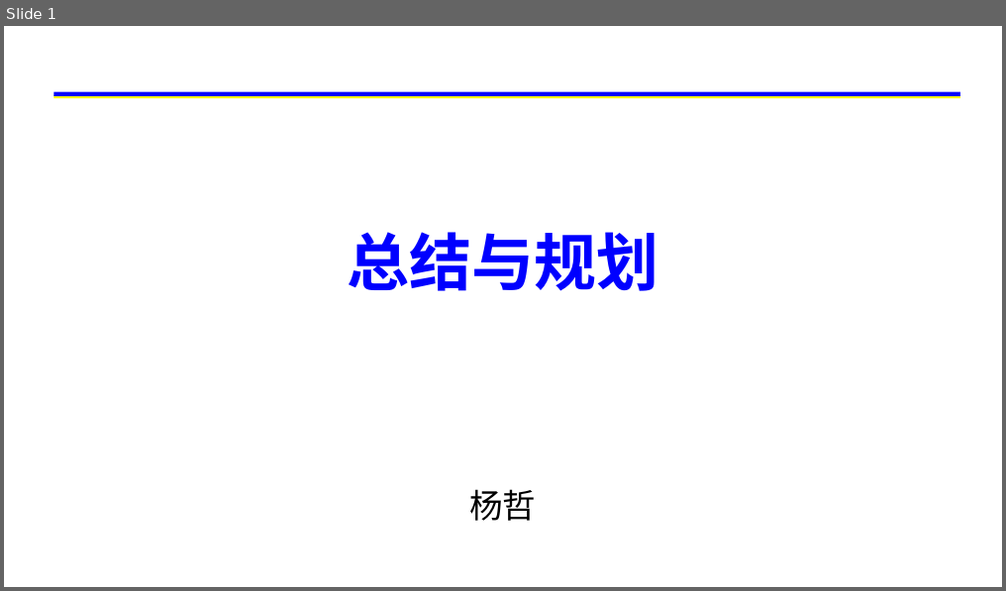
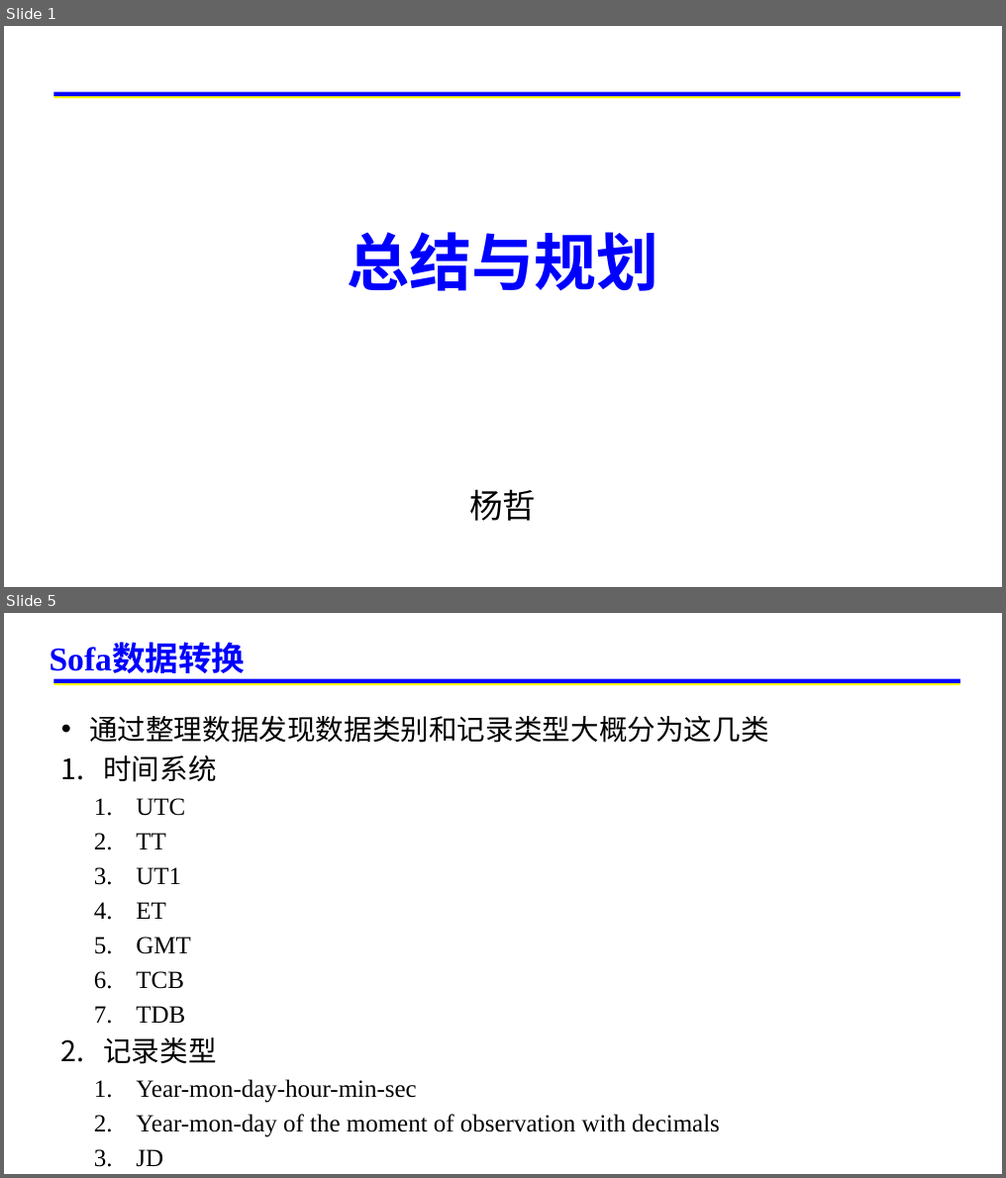
Before and after one commit to yangzhe0/PostGraduate, a slide deck: 寒假规划.pptx. Shown one above the other, each under a label of ours: slide 1 before the commit, slides 1 and 5 after it; the slides between them are not shown. The pictures are 1006x591 and 1006x1178 pixels, drawn with LibreOffice and Linux fonts; fonts in the diff are those of the drawing; background and template pictures are left out. Boxes give left, top, right and bottom in pixels: in the first picture for what was removed or moved away, otherwise in the second. Text is boxed around its words. In the diff, an @@ line names an element or a change of style, - is before the commit and + after.

```diff
--- a/寒假规划.pptx
+++ b/寒假规划.pptx
@@ slide 5 added at [4,613,1002,1174], background #FFFFFF; not listed: 2 template elements that a slide beside it also shows @@
@@ title added at [50,644,246,676], 32 pt, text #0000FF, bold @@
+Sofa数据转换
@@ text added at [89,716,768,1138], 23.8 pt, text #000000 @@
+• 通过整理数据发现数据类别和记录类型大概分为这几类
+1. 时间系统
+  1. UTC
+  2. TT
+  3. UT1
+  4. ET
+  5. GMT
+  6. TCB
+  7. TDB
+2. 记录类型
+  1. Year-mon-day-hour-min-sec
+  2. Year-mon-day of the moment of observation with decimals
+  3. JD
```
Also in this commit, not shown: 1 slide changed, 3 other slides added.
